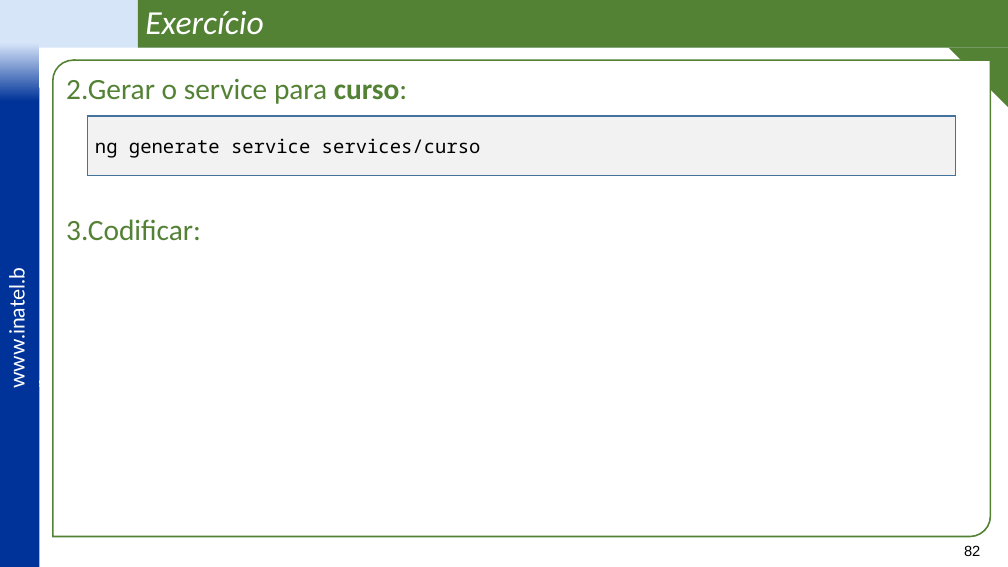
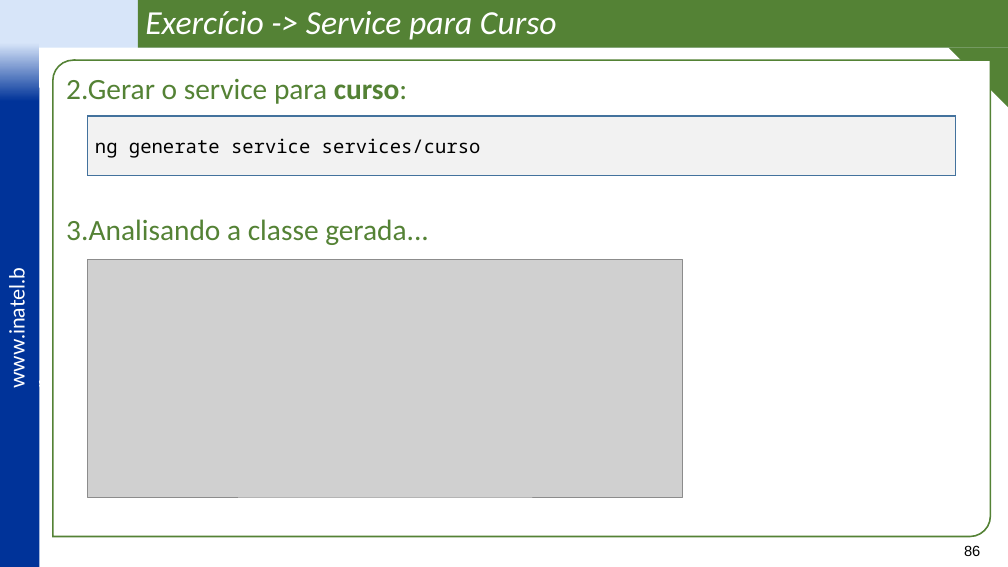
Before and after one commit to vitor-figueiredo/Lab_Angular, a slide deck: slide 86 of _docs/Lab_Angular - Frontend com Angular -v3.pptx (slide 82 before the commit). Drawn at 1008x567 pixels with LibreOffice and Linux fonts; fonts in the diff are those of the drawing; grey boxes stand for pictures; background and template pictures are left out. Boxes give left, top, right and bottom in pixels: in the first picture for what was removed or moved away, otherwise in the second. Text is boxed around its words. In the diff, an @@ line names an element or a change of style, - is before the commit and + after.

```diff
--- a/_docs/Lab_Angular - Frontend com Angular -v3.pptx
+++ b/_docs/Lab_Angular - Frontend com Angular -v3.pptx
@@ text in rectangle at [145, 11, 557, 40]: text changed @@
-Exercício
+Exercício -> Service para Curso
@@ text in round diag rect at [66, 219, 429, 245]: text changed @@
-3.Codificar:
+3.Analisando a classe gerada...
@@ picture added at [88, 259, 683, 497] @@
@@ page number at [964, 545, 980, 556]: text changed @@
-82
+86
```
Also in this commit, not shown: 13 other slides changed, 26 slides added, 2 slides removed, 31 other files.
